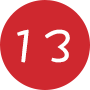
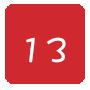
Revision of a layered 90 × 90 image; what changed, layer by layer:
hid "13" (1st of 3) over <box>17,29,70,63</box>
hid "coin" over <box>0,0,90,90</box>
showed "13" (2nd of 3), painted on it over <box>20,29,70,63</box>
showed "13" (3rd of 3) over <box>5,4,85,84</box>
showed "5" (2nd of 2) over <box>5,4,85,84</box>
showed "1" (1st of 2), painted on it over <box>45,32,49,45</box>
showed "1" (2nd of 2) over <box>5,4,85,84</box>
